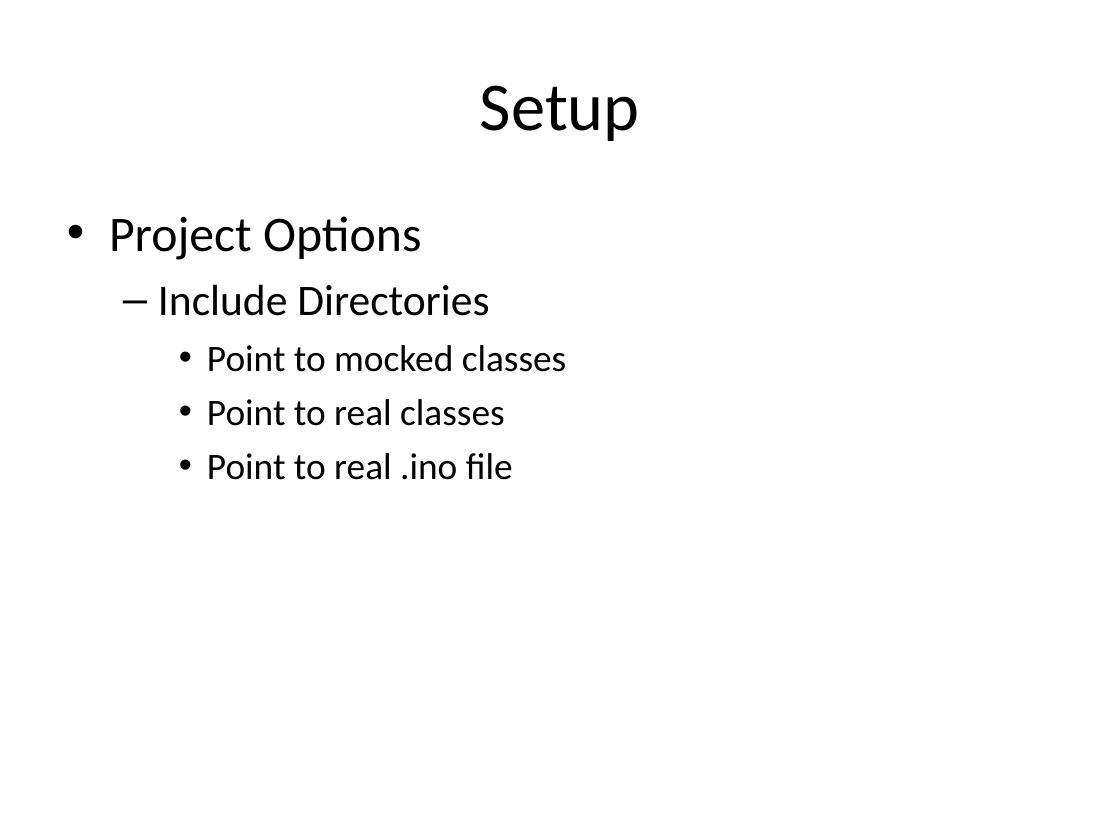
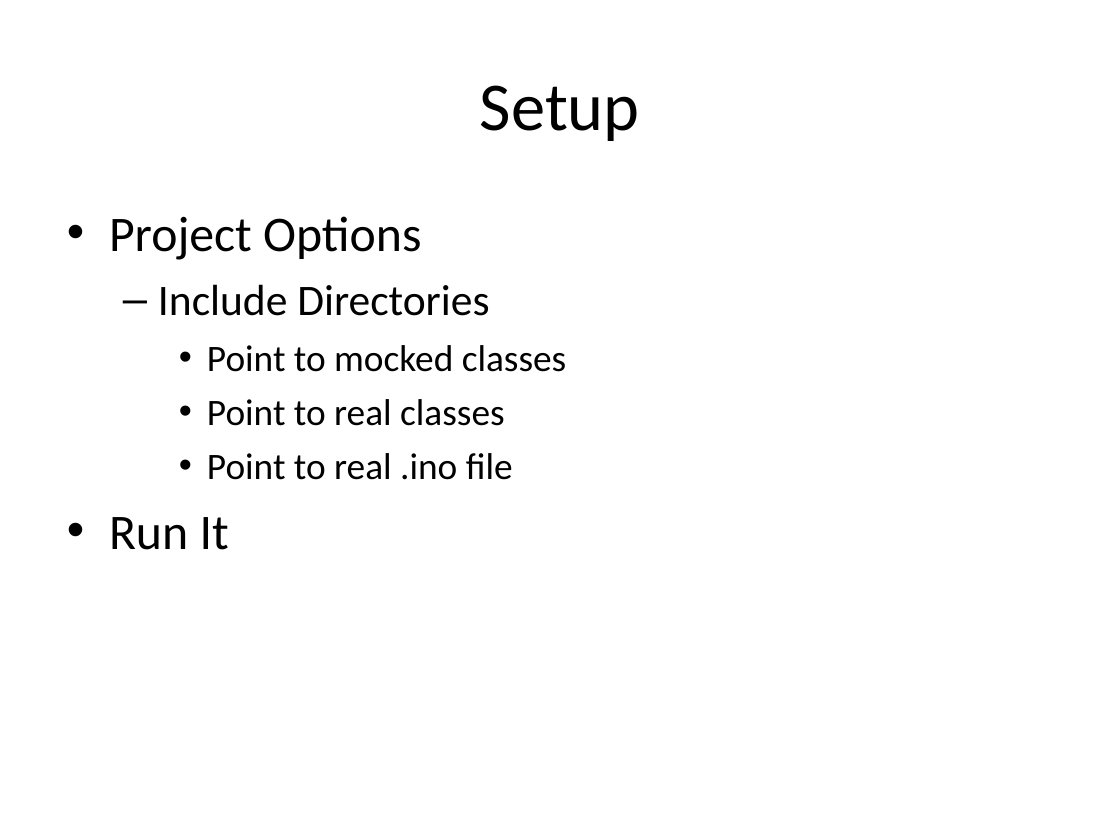
Before and after one commit to Paulware/ArduinoSimulator, a slide deck: slide 5 of Windows Arduino Simulator.ppt. Drawn at 1120x840 pixels with LibreOffice and Linux fonts; fonts in the diff are those of the drawing. Boxes give left, top, right and bottom in pixels: in the first picture for what was removed or moved away, otherwise in the second. Text is boxed around its words. In the diff, an @@ line names an element or a change of style, - is before the commit and + after.

```diff
--- a/Windows Arduino Simulator.ppt
+++ b/Windows Arduino Simulator.ppt
@@ text at box(109, 517, 229, 550): paragraph added @@
+• Run It
```
Also in this commit, not shown: 3 other slides changed, 34 other files.
